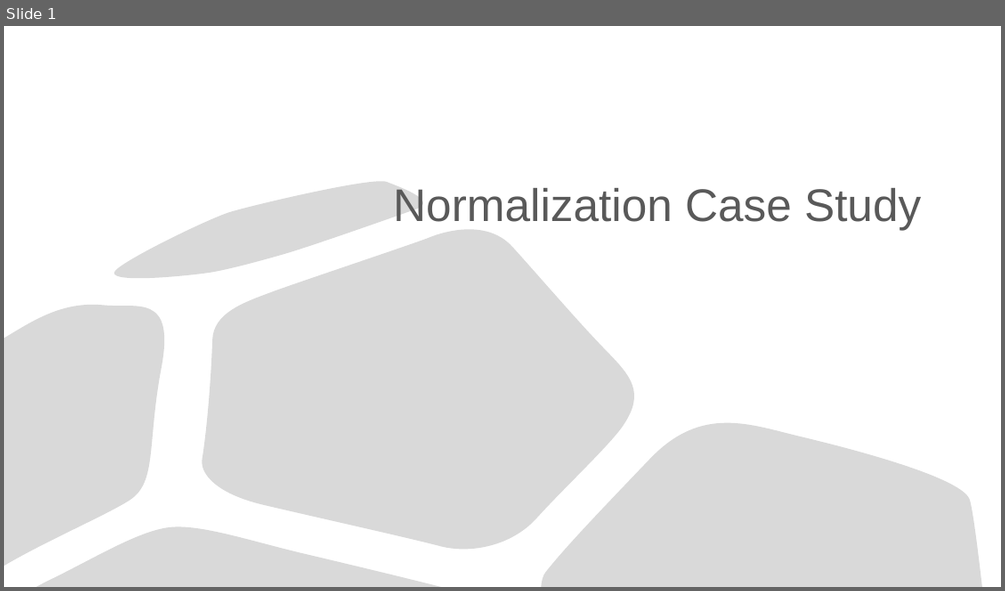
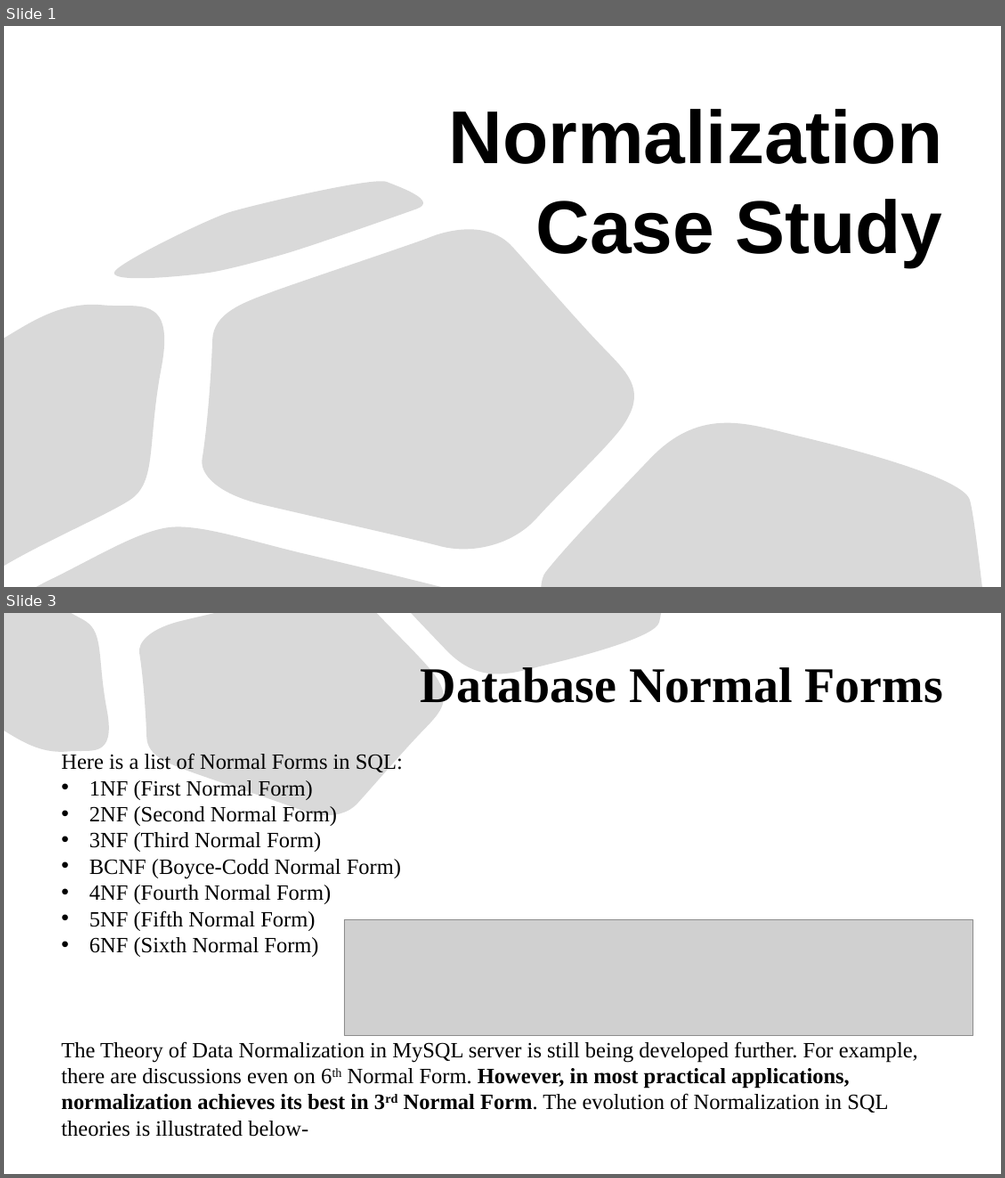
Before and after one commit to Saphall/Leapfrog_Data-Engineering_Assignments, a slide deck: Week1/Day1/Data Assignment/Normalization Case Study.pptx. Shown one above the other, each under a label of ours: slide 1 before the commit, slides 1 and 3 after it; the slides between them are not shown. The pictures are 1005x591 and 1005x1178 pixels, drawn with LibreOffice and Linux fonts; fonts in the diff are those of the drawing; grey boxes stand for pictures. Boxes give left, top, right and bottom in pixels: in the first picture for what was removed or moved away, otherwise in the second. Text is boxed around its words. In the diff, an @@ line names an element or a change of style, - is before the commit and + after.

```diff
--- a/Week1/Day1/Data Assignment/Normalization Case Study.pptx
+++ b/Week1/Day1/Data Assignment/Normalization Case Study.pptx
@@ slide 3 added at (x1=4, y1=613, x2=1001, y2=1174), background #FFFFFF @@
@@ freeform shape added at (x1=4, y1=613, x2=116, y2=761), fill #D9D9D9, outline #000000 0.75 pt @@
@@ freeform shape added at (x1=138, y1=613, x2=452, y2=826), fill #D9D9D9, outline #000000 0.75 pt @@
@@ freeform shape added at (x1=411, y1=613, x2=661, y2=686), fill #D9D9D9, outline #000000 0.75 pt @@
@@ title added at (x1=421, y1=667, x2=943, y2=703), 48 pt, text #000000, bold @@
+Database Normal Forms
@@ text added at (x1=61, y1=753, x2=918, y2=1112), 21 pt, text #000000 @@
+Here is a list of Normal Forms in SQL:
+• 1NF (First Normal Form)
+• 2NF (Second Normal Form)
+• 3NF (Third Normal Form)
+• BCNF (Boyce-Codd Normal Form)
+• 4NF (Fourth Normal Form)
+• 5NF (Fifth Normal Form)
+• 6NF (Sixth Normal Form)
+The Theory of Data Normalization in MySQL server is still being developed further. For example, there are discussions even on 6th Normal Form. However, in most practical applications, normalization achieves its best in 3rd Normal Form. The evolution of Normalization in SQL theories is illustrated below-
@@ picture added at (x1=344, y1=919, x2=973, y2=1036) @@
@@ slide 1 changed as well @@
@@ title "Normalization Case Study" moved from (x1=393, y1=188, x2=921, y2=230) to (x1=449, y1=109, x2=943, y2=266) @@
@@ title "Normalization Case Study" at (x1=449, y1=109, x2=943, y2=266): size 44 to 72 pt, text colour #595959 to #000000, bold on @@
```
Also in this commit, not shown: 9 other slides added.
